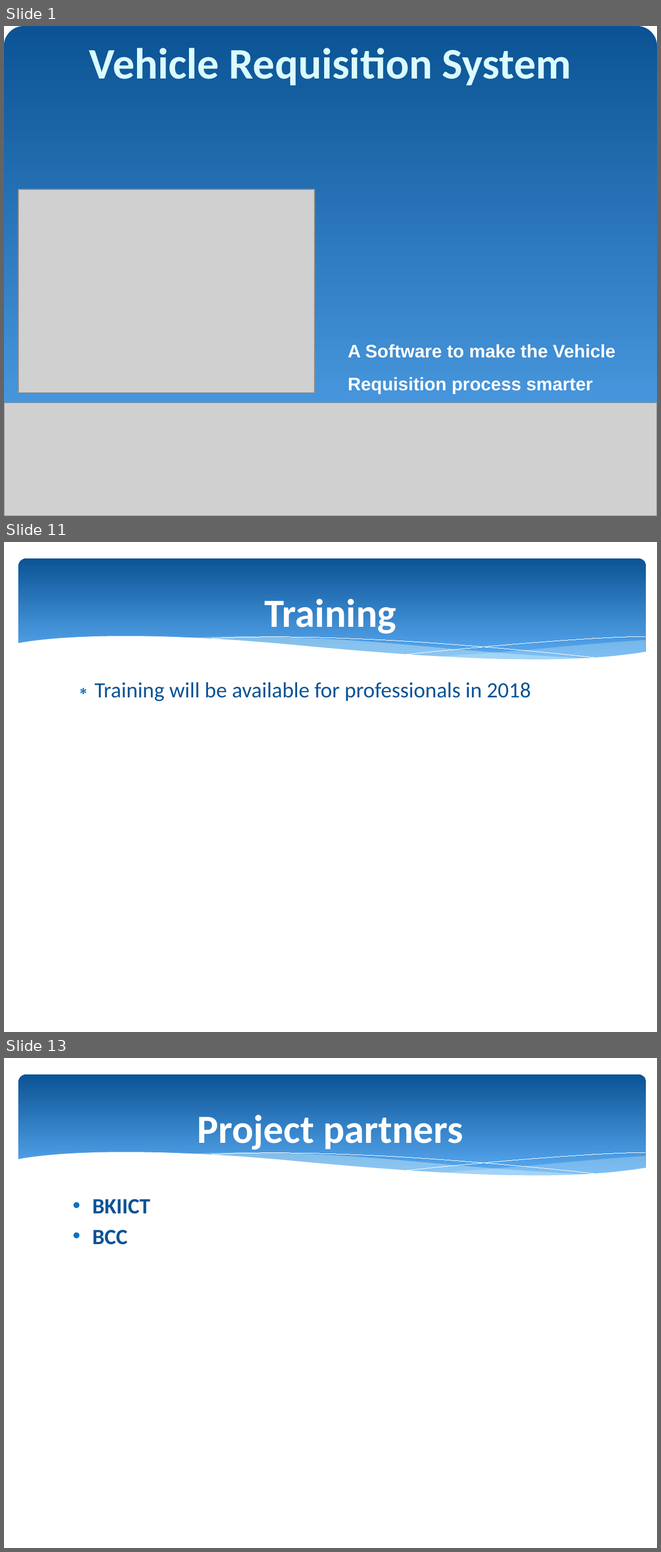
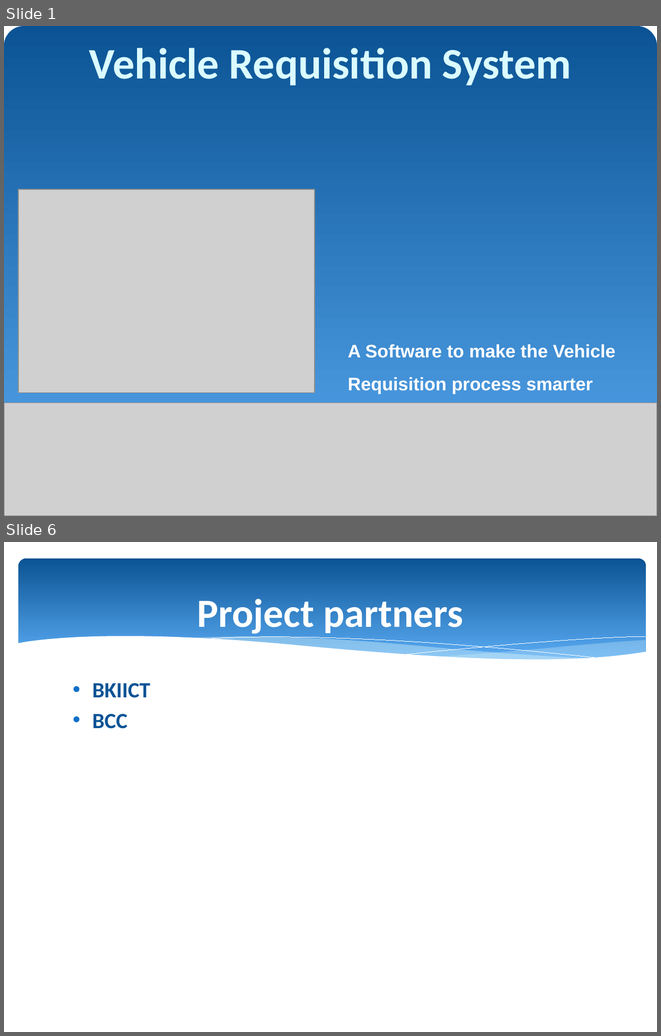
Before and after one commit to KaziShalauddin/Vehicle-Requisition-App, a slide deck: v1_Software project presentation.pptx. Shown one above the other, each under a label of ours: slides 1, 11 and 13 before the commit, slides 1 and 6 after it; the slides between them are not shown. The pictures are 661x1552 and 661x1036 pixels, drawn with LibreOffice and Linux fonts; fonts in the diff are those of the drawing; grey boxes stand for pictures; background and template pictures are left out. Boxes give left, top, right and bottom in pixels: in the first picture for what was removed or moved away, otherwise in the second. Text is boxed around its words. In the diff, an @@ line names an element or a change of style, - is before the commit and + after.

```diff
--- a/v1_Software project presentation.pptx
+++ b/v1_Software project presentation.pptx
@@ slide 11 removed at [4, 542, 657, 1032], background #FFFFFF; not listed: 6 template elements that a slide beside it also shows @@
@@ title removed at [264, 599, 396, 634] @@
-Training
@@ text removed at [95, 682, 531, 701] @@
-∗ Training will be available for professionals in 2018
@@ what was slide 13 is now slide 6 @@
```
Also in this commit, not shown: 10 slides changed, 3 slides added, 16 other slides removed.
